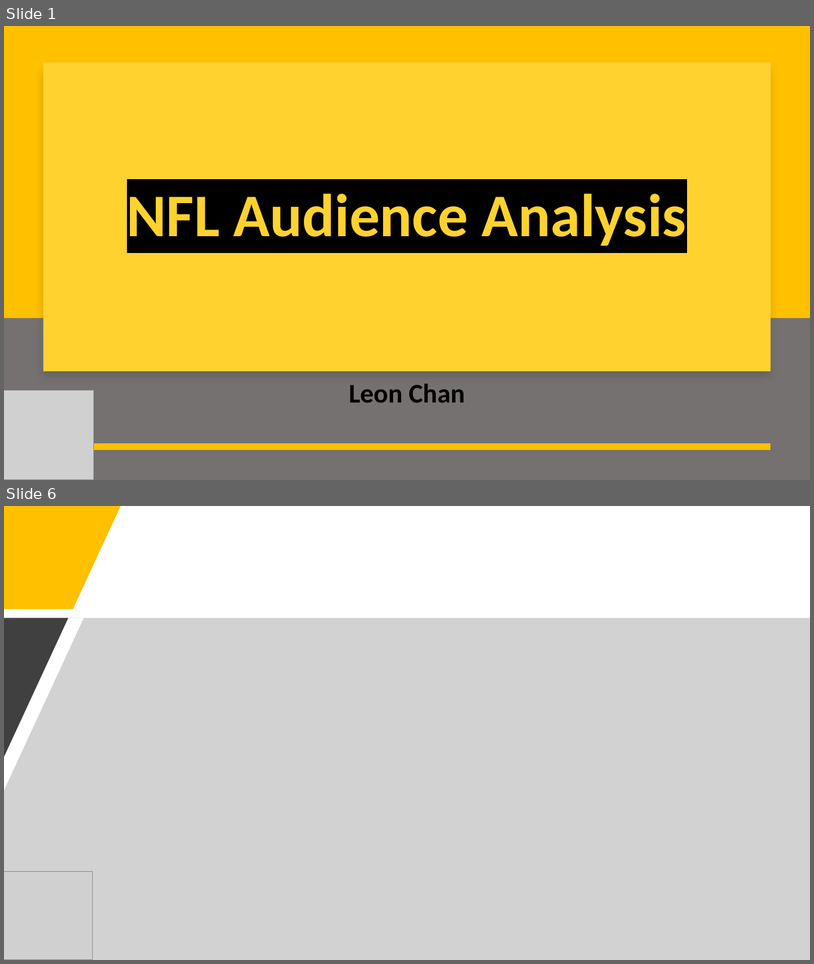
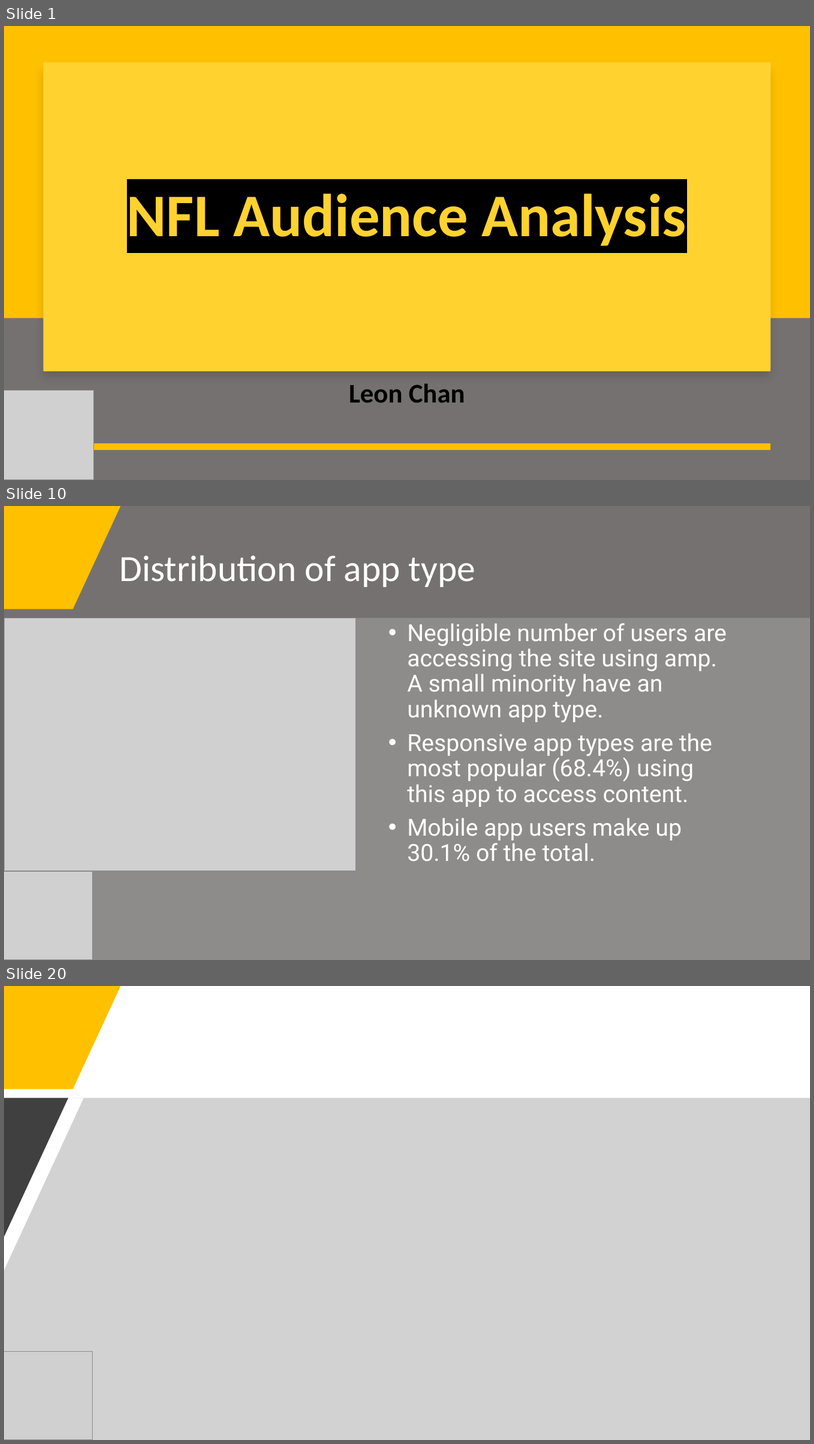
Before and after one commit to leonghchan/nfl-audience-analysis, a slide deck: NFL_Audience_Presentation.pptx. Shown one above the other, each under a label of ours: slides 1 and 6 before the commit, slides 1, 10 and 20 after it; the slides between them are not shown. The pictures are 814x964 and 814x1444 pixels, drawn with LibreOffice and Linux fonts; fonts in the diff are those of the drawing; grey boxes stand for pictures. Boxes give left, top, right and bottom in pixels: in the first picture for what was removed or moved away, otherwise in the second. Text is boxed around its words. In the diff, an @@ line names an element or a change of style, - is before the commit and + after.

```diff
--- a/NFL_Audience_Presentation.pptx
+++ b/NFL_Audience_Presentation.pptx
@@ slide 10 added at <box>4,506,810,960</box>, background #767171 @@
@@ freeform shape added at <box>4,506,121,609</box>, fill #FFC000 @@
@@ title added at <box>119,555,476,587</box>, 44 pt, text #FFFFFF @@
+Distribution of app type
@@ freeform shape added at <box>4,618,810,960</box>, fill #A6A6A6 at 50% opacity @@
@@ freeform shape added at <box>4,618,68,756</box>, fill #404040 @@
@@ picture added at <box>4,618,356,871</box> @@
@@ text added at <box>407,623,727,861</box>, 28 pt, text #FFFFFF @@
+• Negligible number of users are accessing the site using amp. A small minority have an unknown app type.
+• Responsive app types are the most popular (68.4%) using this app to access content.
+• Mobile app users make up 30.1% of the total.
@@ picture added at <box>4,871,93,960</box> @@
@@ what was slide 6 is now slide 20 @@
```
Also in this commit, not shown: 3 slides changed, 14 other slides added, 4 slides removed, 9 other files.
